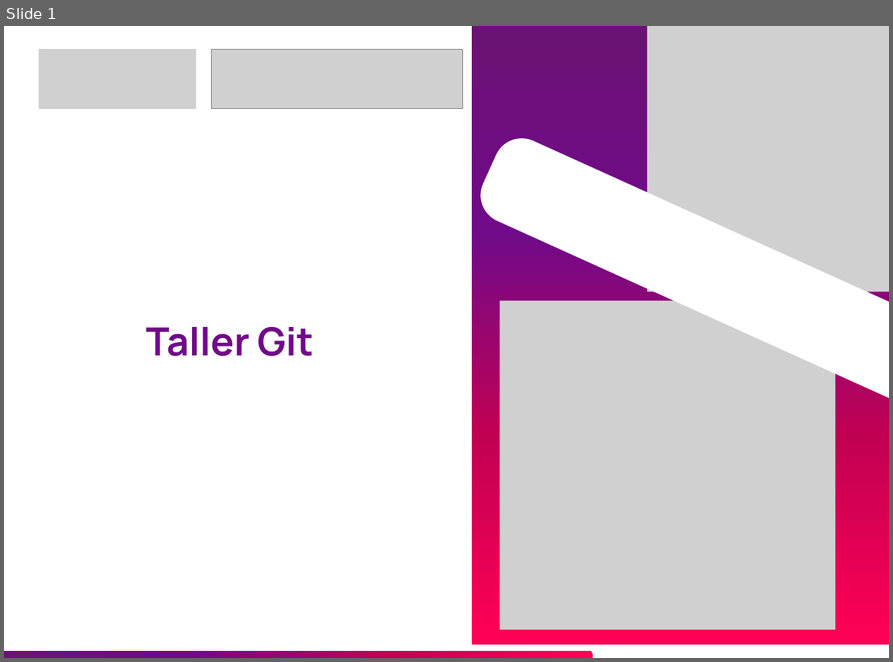
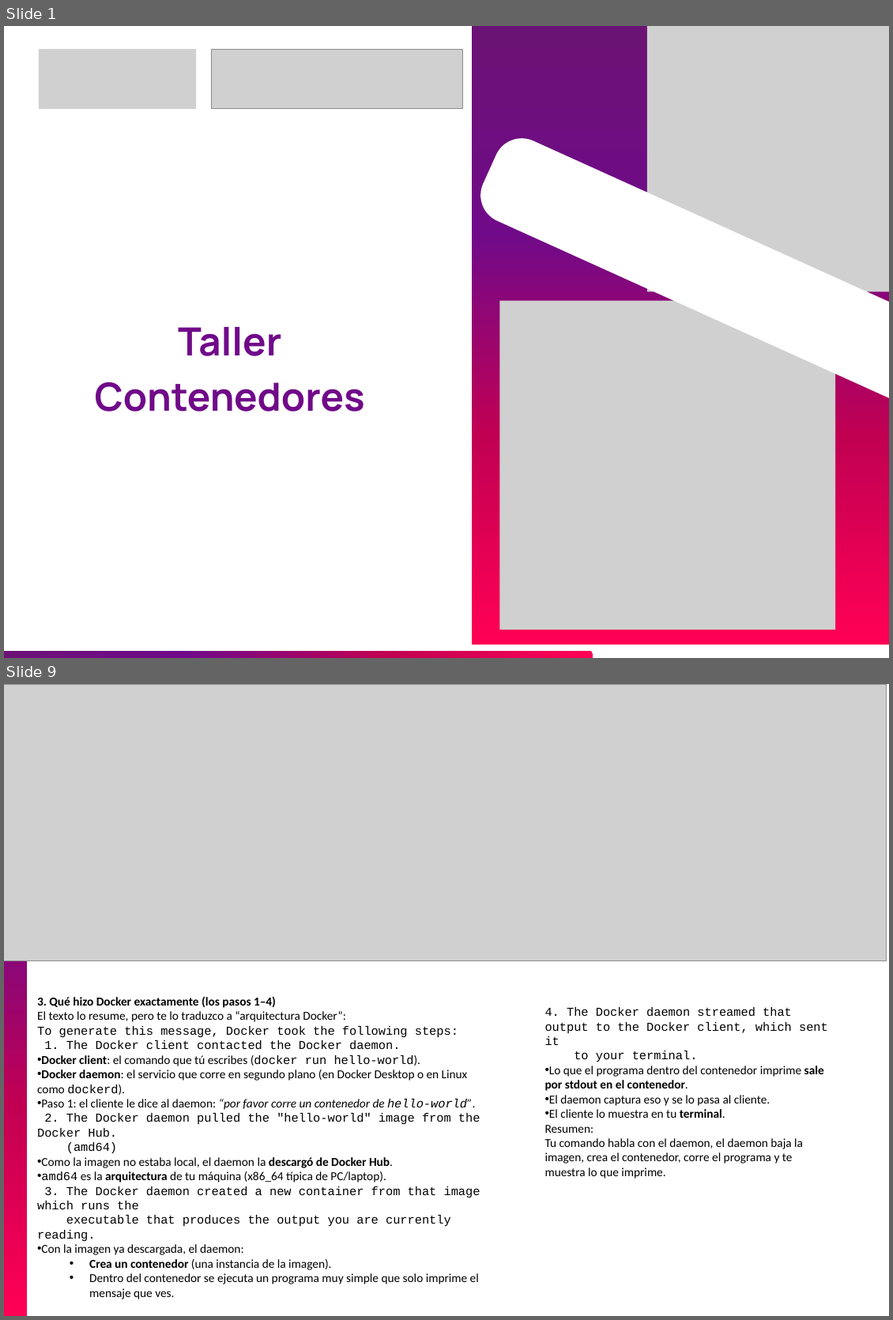
Before and after one commit to JEstebanMejiaV/curso-ingenieria-de-datos, a slide deck: modulo-01_fundamentos/taller-contenedores/materiales-taller-contenedores.pptx. Shown one above the other, each under a label of ours: slide 1 before the commit, slides 1 and 9 after it; the slides between them are not shown. The pictures are 893x662 and 893x1320 pixels, drawn with LibreOffice and Linux fonts; fonts in the diff are those of the drawing; grey boxes stand for pictures. Boxes give left, top, right and bottom in pixels: in the first picture for what was removed or moved away, otherwise in the second. Text is boxed around its words. In the diff, an @@ line names an element or a change of style, - is before the commit and + after.

Commit message:
fix taller contenedores v2.0.2

```diff
--- a/modulo-01_fundamentos/taller-contenedores/materiales-taller-contenedores.pptx
+++ b/modulo-01_fundamentos/taller-contenedores/materiales-taller-contenedores.pptx
@@ slide 9 added at (x1=4, y1=684, x2=889, y2=1316), background #FFFFFF @@
@@ picture added at (x1=4, y1=684, x2=886, y2=960) @@
@@ group added at (x1=4, y1=684, x2=31, y2=1316): 2 freeform shapes, 2 pictures @@
@@ text added at (x1=37, y1=996, x2=480, y2=1299), 13.6 pt, text #000000 @@
+3. Qué hizo Docker exactamente (los pasos 1–4)
+El texto lo resume, pero te lo traduzco a “arquitectura Docker”:
+To generate this message, Docker took the following steps:
+1. The Docker client contacted the Docker daemon.
+• Docker client: el comando que tú escribes (docker run hello-world).
+• Docker daemon: el servicio que corre en segundo plano (en Docker Desktop o en Linux como dockerd).
+• Paso 1: el cliente le dice al daemon: “por favor corre un contenedor de hello-world”.
+2. The Docker daemon pulled the "hello-world" image from the Docker Hub.
+(amd64)
+• Como la imagen no estaba local, el daemon la descargó de Docker Hub.
+• amd64 es la arquitectura de tu máquina (x86_64 típica de PC/laptop).
+3. The Docker daemon created a new container from that image which runs the
+executable that produces the output you are currently reading.
+• Con la imagen ya descargada, el daemon:
+  • Crea un contenedor (una instancia de la imagen).
+  • Dentro del contenedor se ejecuta un programa muy simple que solo imprime el mensaje que ves.
@@ text added at (x1=545, y1=1007, x2=828, y2=1179), 13.6 pt, text #000000 @@
+4. The Docker daemon streamed that output to the Docker client, which sent it
+to your terminal.
+• Lo que el programa dentro del contenedor imprime sale por stdout en el contenedor.
+• El daemon captura eso y se lo pasa al cliente.
+• El cliente lo muestra en tu terminal.
+Resumen:
+Tu comando habla con el daemon, el daemon baja la imagen, crea el contenedor, corre el programa y te muestra lo que imprime.
@@ slide 1 changed as well @@
@@ text at (x1=95, y1=327, x2=365, y2=412): text changed @@
-Taller Git
+Taller Contenedores
```
Also in this commit, not shown: 10 other slides added, 11 slides removed, 2 other files.
